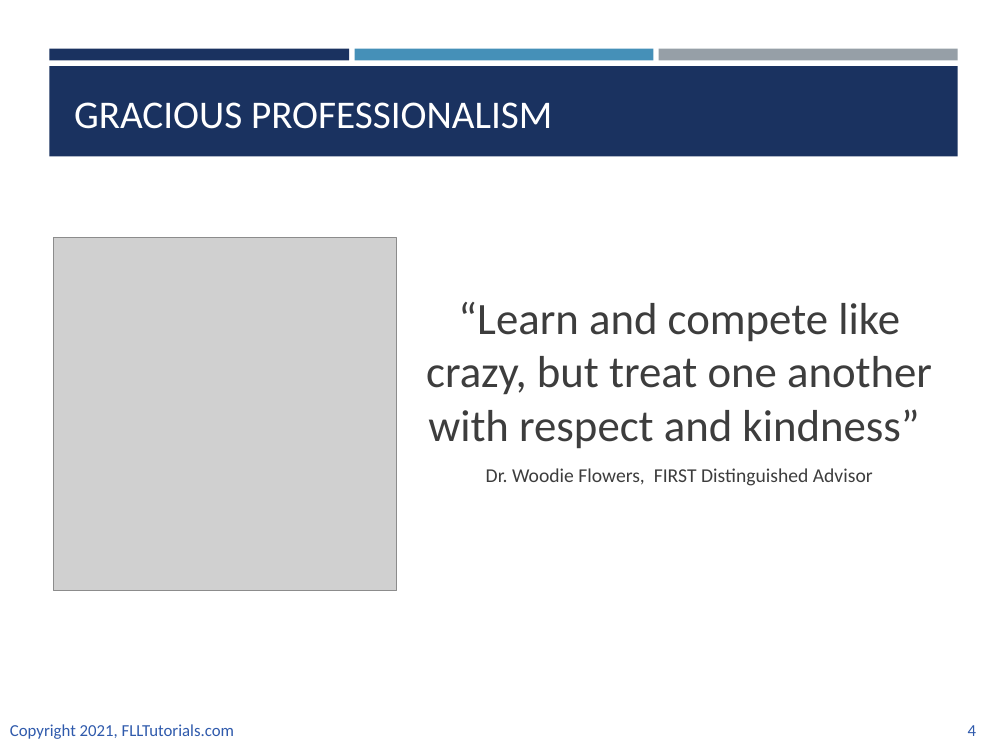
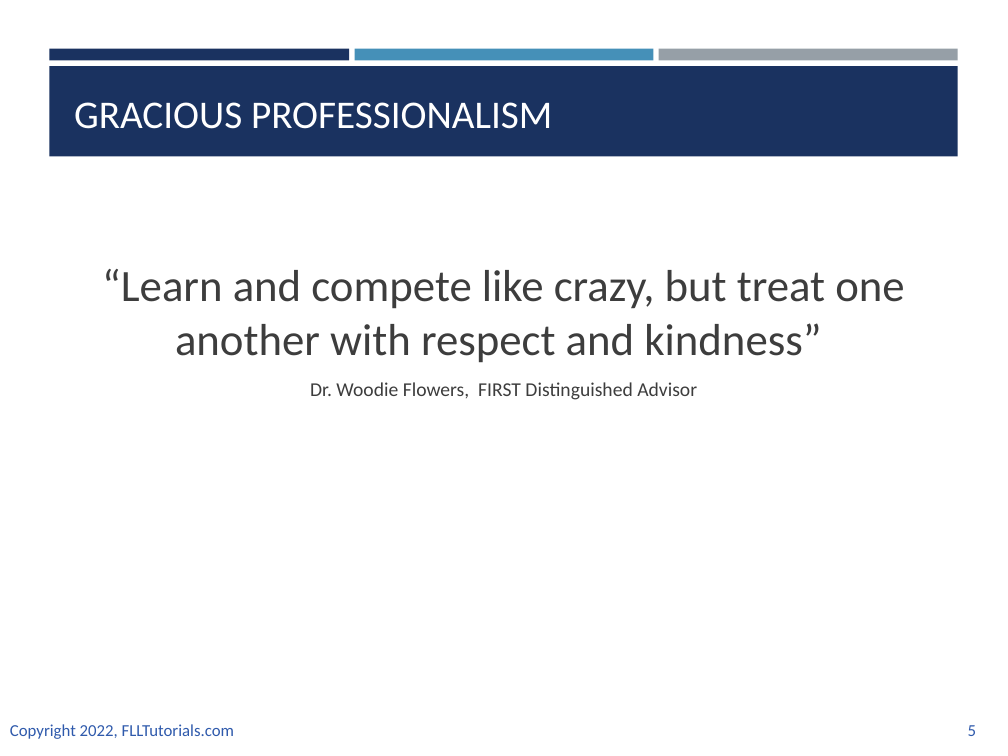
Before and after one commit to ev3lessons/FLL-Tutorials, a slide deck: slide 5 of translations/en-us/CoreValues/IntroductiontoCV.pptx (slide 4 before the commit). Drawn at 1008x756 pixels with LibreOffice and Linux fonts; fonts in the diff are those of the drawing; grey boxes stand for pictures. Boxes give left, top, right and bottom in pixels: in the first picture for what was removed or moved away, otherwise in the second. Text is boxed around its words. In the diff, an @@ line names an element or a change of style, - is before the commit and + after.

```diff
--- a/translations/en-us/CoreValues/IntroductiontoCV.pptx
+++ b/translations/en-us/CoreValues/IntroductiontoCV.pptx
@@ picture removed at bbox=[53, 238, 397, 591] @@
@@ text "“Learn and compete like crazy, ..." rewrapped from bbox=[426, 302, 932, 486] to bbox=[102, 269, 904, 400] @@
@@ text at bbox=[10, 724, 234, 739]: text changed @@
-Copyright 2021, FLLTutorials.com
+Copyright 2022, FLLTutorials.com
@@ page number at bbox=[968, 725, 976, 736]: text changed @@
-4
+5
```
Also in this commit, not shown: 8 other slides changed, 1 slide added, 1 slide removed, 4 other files.
